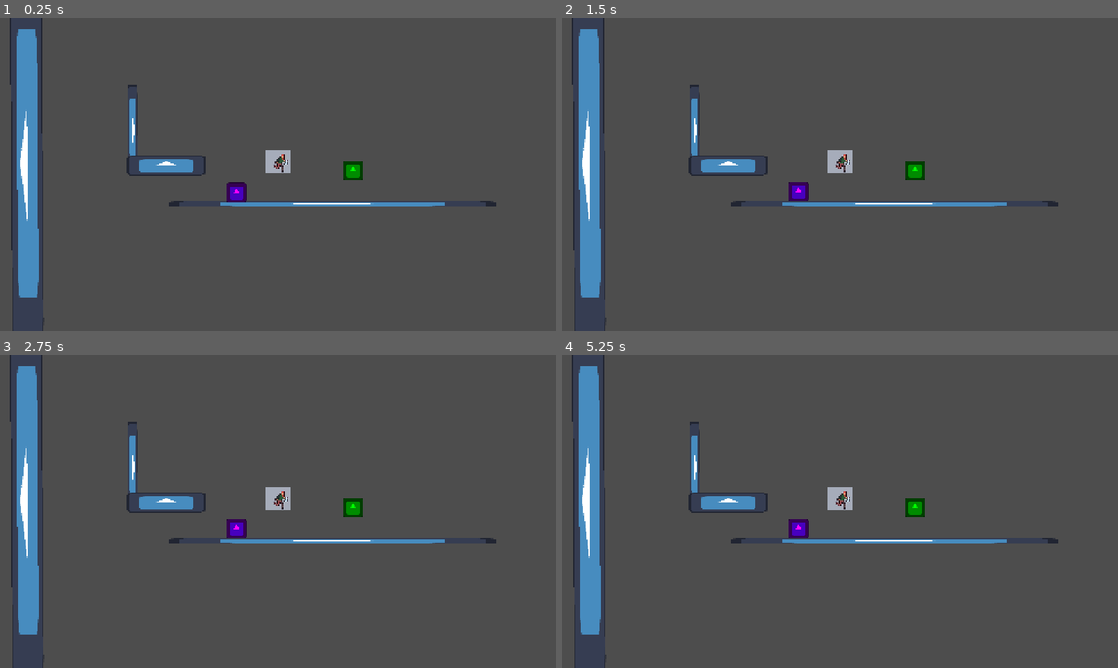
Above: before the commit, frames 1-4 (two rows, left to right).
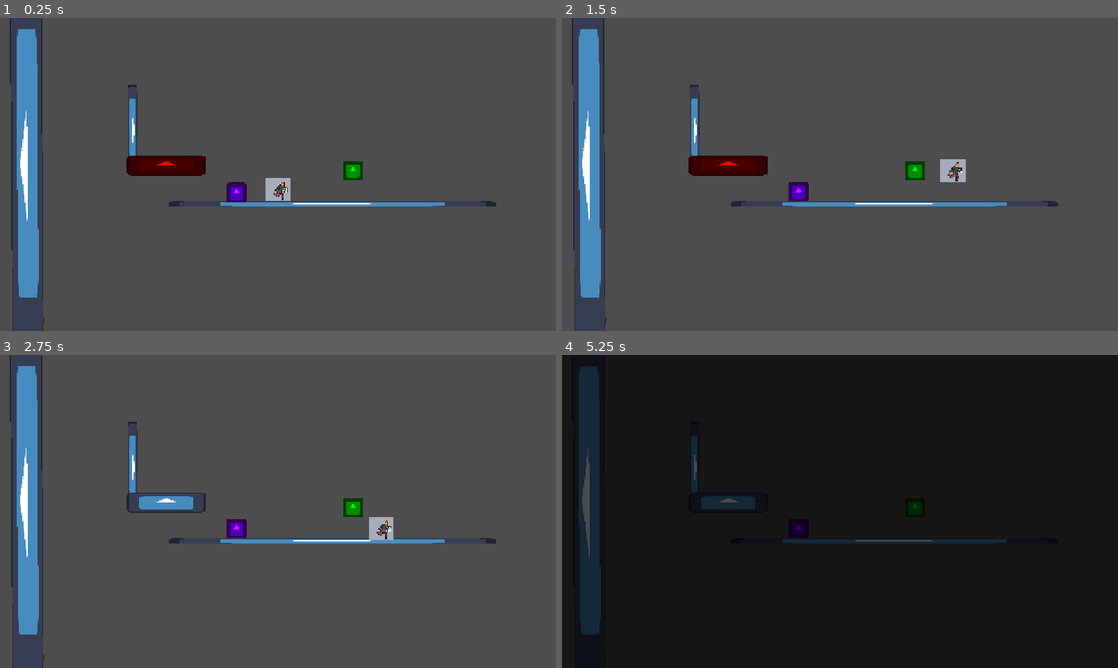
Above: after the commit, the same moments.

Repository: nandedeska/ggj-2026
Game: Godot game, scene res://scenes/game.tscn
Two runs of this game, one before a commit and one after it. Both use one fixed random seed, a clock stepped at 60 frames per second and the inputs below. The engine's default icon, where the game draws it, is replaced by a stand-in: a white triangle on a blue panel in a dark square.
Inputs:
- Up to frame 1 (0.25 s): no input
- Up to frame 2 (1.5 s): tap Enter at 0.5 s; hold F (mask) 0.53-1.28 s; hold D (move_right) from 0.53 s (still down); tap W (jump) at 0.77 s; tap F (mask) at 1.35 s
- Up to frame 3 (2.75 s): tap W (jump) at 1.52 s; release D (move_right) at 2.03 s; hold A (move_left) from 2.03 s (still down); hold F (mask) from 2.03 s (still down)
- Up to frame 4 (5.25 s): release A (move_left) at 2.78 s; release F (mask) at 2.78 s; hold D (move_right) 2.78-4.28 s; tap F (mask) at 2.85, 4.35 s; tap W (jump) at 3.02, 3.77, 4.52 s; hold F (mask) 3.53-4.28 s; hold A (move_left) 4.28-5.03 s; hold D (move_right) from 5.03 s (still down); hold F (mask) from 5.03 s (still down)

The runs differ from the first frame. In frame 1, 1.6% of the frame differs, in the area x 22-53%, y 42-59%; in frame 2, 1.6%; in frame 3, 0.6%; in frame 4, 100%, in the area x 0-100%, y 0-100%.
Error before the commit: Parse Error: Identifier "Global" not declared in the current scope. (res://scripts/player.gd:31)

Commit message:
Add global autoload

Diff:
--- a/project.godot
+++ b/project.godot
@@ -14,6 +14,10 @@
 run/main_scene="uid://ogf28fjnty4v"
 config/features=PackedStringArray("4.5", "Mobile")
 config/icon="res://graphics/icon.svg"
+
+[autoload]
+
+Global="*res://scripts/global.gd"
 
 [display]
 
